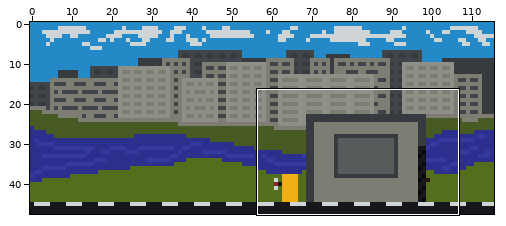
Edited in one commit: pixel-art file (Assets/Resources/Environment/levelSecurityGuard.aseprite). The picture above shows the old version from afar; the outline marks the close-up.
Close-up. Before the commit:
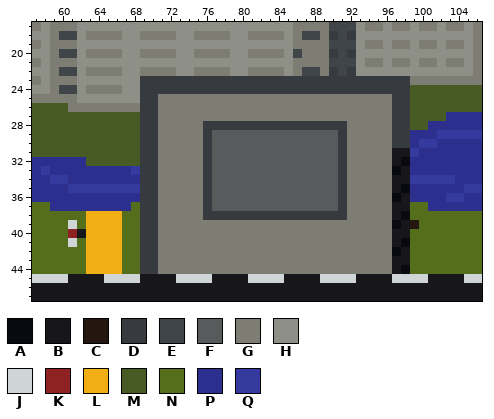
116x48 pixels, 1 frame. Shown: x 57..106, y 17..47.
Palette (. is transparent): A #080a0f  B #16161b  C #251710  D #373a3e  E #3f4548  F #575b5b  G #7d7d73  H #8e8f87  J #cfd5d6  K #8e2121  L #f1af15  M #495b24  N #556e1c  P #2d2f8f  Q #353a9e
The same view after the edit:
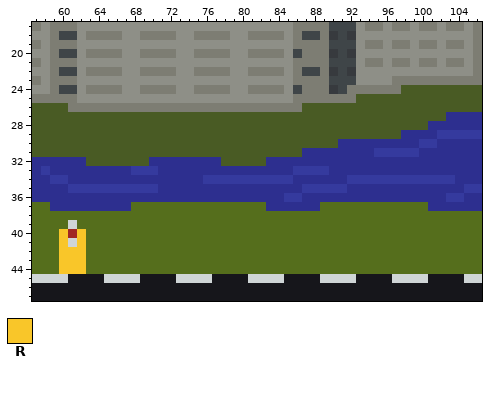
Colours new in this view: R #f9c629
The exact change:
colour K: #8e2121 -> #a12823
Layer "Infrastructure":
y 23: x 69..98 DDDDDDDDDDDDDDDDDDDDDDDDDDDDDD -> HHHHHHHHHHHHHHHHHGGGGEEEHHHHGG
y 24: x 69..89 DDDDDDDDDDDDDDDDDDDDD -> GGGGHHGGGGHHGGGGHEGGG; x 91..98 DDDDDDDD -> EGGGGGGM
y 25: x 69..85 DDGGGGGGGGGGGGGGG -> HHHHHHHHHHHHHHHHH; x 93..98 GGGGDD -> MMMMMM
y 26: x 69..70 DD -> GG; x 87..98 GGGGGGGGGGDD -> MMMMMMMMMMMM
y 27: x 69..98 DDGGGGGGGGGGGGGGGGGGGGGGGGGGDD -> MMMMMMMMMMMMMMMMMMMMMMMMMMMMMM
y 28: x 69..98 DDGGGGGDDDDDDDDDDDDDDDDGGGGGDD -> MMMMMMMMMMMMMMMMMMMMMMMMMMMMMM
y 29: x 69..98 DDGGGGGDFFFFFFFFFFFFFFDGGGGGDD -> MMMMMMMMMMMMMMMMMMMMMMMMMMMMMP
y 30: x 69..98 DDGGGGGDFFFFFFFFFFFFFFDGGGGGDD -> MMMMMMMMMMMMMMMMMMMMMMPPPPPPPP
y 31: x 69..98 DDGGGGGDFFFFFFFFFFFFFFDGGGGGBB -> MMMMMMMMMMMMMMMMMMPPPPPPPPQQQQ
y 32: x 69..98 DDGGGGGDFFFFFFFFFFFFFFDGGGGGBA -> MPPPPPPPPMMMMMPPPPPPPPPPPPPPPP
y 33: x 69..98 DDGGGGGDFFFFFFFFFFFFFFDGGGGGAB -> QQPPPPPPPPPPPPPPPQQQQPPPPPPPPP
y 34: x 69..98 DDGGGGGDFFFFFFFFFFFFFFDGGGGGBB -> PPPPPPPQQQQQQQQQQPPPPPPQQQQQQQ
y 35: x 69..98 DDGGGGGDFFFFFFFFFFFFFFDGGGGGBA -> QQPPPPPPPPPPPPPPPPQQQQQPPPPPPP
y 36: x 69..98 DDGGGGGDFFFFFFFFFFFFFFDGGGGGAB -> PPPPPPPPPPPPPPPPQQPPPPPPPPPPPP
y 37: x 69..98 DDGGGGGDFFFFFFFFFFFFFFDGGGGGBB -> NNNNNNNNNNNNNNPPPPPPNNNNNNNNNN
y 38: x 63..66 LLLL -> NNNN; x 69..98 DDGGGGGDDDDDDDDDDDDDDDDGGGGGBA -> NNNNNNNNNNNNNNNNNNNNNNNNNNNNNN
y 39: x 63..66 LLLL -> NNNN; x 69..99 DDGGGGGGGGGGGGGGGGGGGGGGGGGGABC -> NNNNNNNNNNNNNNNNNNNNNNNNNNNNNNN
y 40: x 60 N -> R; x 62..66 BLLLL -> RNNNN; x 69..98 DDGGGGGGGGGGGGGGGGGGGGGGGGGGBB -> NNNNNNNNNNNNNNNNNNNNNNNNNNNNNN
y 41: x 60 N -> R; x 62..66 NLLLL -> RNNNN; x 69..98 DDGGGGGGGGGGGGGGGGGGGGGGGGGGBA -> NNNNNNNNNNNNNNNNNNNNNNNNNNNNNN
y 42: x 60..66 NNNLLLL -> RRRNNNN; x 69..98 DDGGGGGGGGGGGGGGGGGGGGGGGGGGAB -> NNNNNNNNNNNNNNNNNNNNNNNNNNNNNN
y 43: x 60..66 NNNLLLL -> RRRNNNN; x 69..98 DDGGGGGGGGGGGGGGGGGGGGGGGGGGBB -> NNNNNNNNNNNNNNNNNNNNNNNNNNNNNN
y 44: x 60..66 NNNLLLL -> RRRNNNN; x 69..98 DDGGGGGGGGGGGGGGGGGGGGGGGGGGBA -> NNNNNNNNNNNNNNNNNNNNNNNNNNNNNN
Where, in picture pixels (left, top, right, bottom), the same in both close-ups:
changed: (59, 76, 419, 274)
